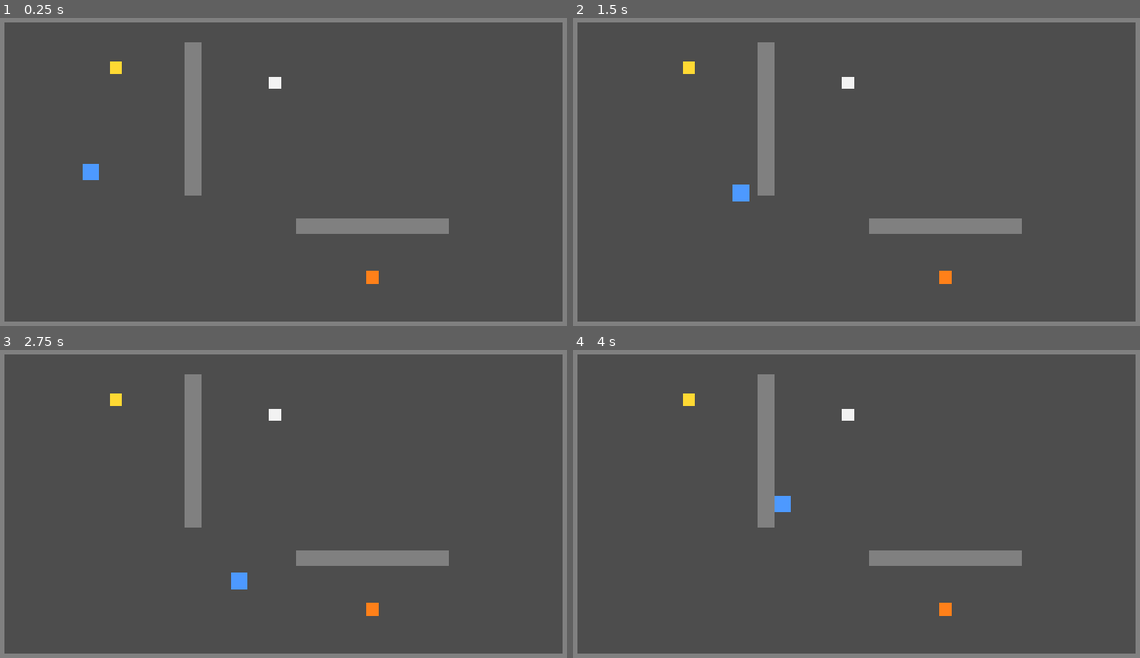
Above: before the commit, frames 1-4 (two rows, left to right).
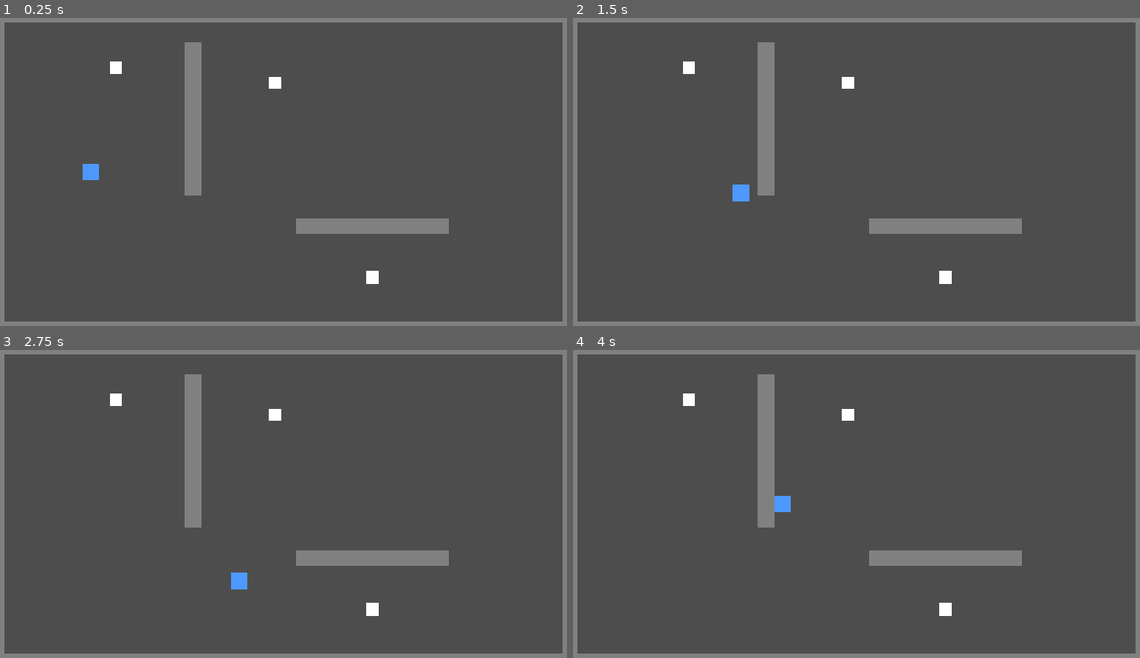
Above: after the commit, the same moments.

Repository: Mugen0619/night-shift-escape
Game: Godot game, scene res://scenes/main.tscn
The game is run twice, just before and just after one commit, with the same random seed, the same clock (stepped at 60 frames per second) and the same inputs.
Inputs:
- Up to frame 1 (0.25 s): no input
- Up to frame 2 (1.5 s): tap Enter at 0.5 s; hold D (move_right) 0.53-1.28 s; hold S (move_down) from 1.28 s (still down)
- Up to frame 3 (2.75 s): release S (move_down) at 2.03 s; hold D (move_right) from 2.03 s (still down)
- Up to frame 4 (4 s): release D (move_right) at 2.78 s; hold W (move_up) 2.78-3.53 s; hold A (move_left) from 3.53 s (still down)

The runs differ from the first frame. In frame 1, 0.2% of the frame differs, in the area x 19-67%, y 14-87%; in frame 2, 0.2%; in frame 3, 0.2%; in frame 4, 0.2%.
Error after the commit: Parse Error: Expected parameter name. (res://scripts/item.gd:29)

Commit message:
test: CIの失敗検知を確認するため一時的に構文エラーを入れる(revert予定)
Co-Authored-By: Claude Opus 5.5 <noreply@anthropic.com>

Diff:
--- a/scripts/item.gd
+++ b/scripts/item.gd
@@ -26,3 +26,4 @@
 	GameManager.collect_item(item_type)
 	# ノードごと削除するので、同じアイテムをもう一度取得することはない。
 	queue_free()
+func broken(:
